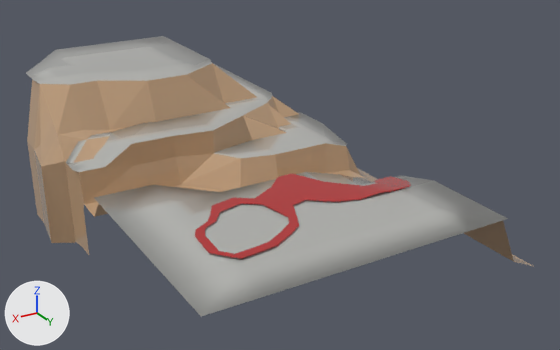
Two versions of the FBX model game_v1/Assets/Models/levelBeta.fbx, one commit apart.
The view is the same before and after, from a camera (50 mm lens) standing at (207.0, 301.0, 195.0) and looking at (-39.0, -108.0, -10.0). Lighting does not change. The marker at lower left points along +X, +Y and +Z. Where no turn or scale is listed for an object, it has been applied to the vertices.

In view in the first picture: 'Ground', 'Mesh', 'Pathway'.
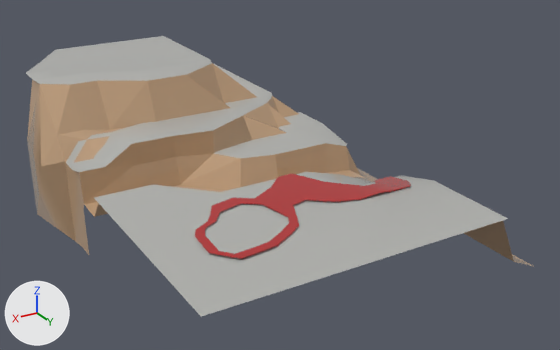
The change in detail:
me_mesh is used by ob_ground; location (-1.3, -2.5, 9.7).
me_mesh had 218 vertices, 242 faces and spanned x -116.0..103.0, y -306.0..47.0, z -64.0..40.0.
me_mesh now has 214 vertices, 239 faces and spans x -116.0..103.0, y -306.0..47.0, z -60.0..40.0.
Part 2, on me_mesh:
4 vertices are removed from x 88.0..103.0, y -196.0..-166.0, z -64.0..-4.0.
10 faces are deleted.
7 new faces join them.
me_mesh_002 has 213 vertices, 179 faces and spans x -88.0..92.0, y -309.0..46.0, z -11.0..51.0.
me_mesh_002 is used by ob_mesh; location (0.0, 0.0, 0.0).
me_mesh_002 part 1: the surface is now shaded flat.

Pixel boxes [x1, y1, x2, y2] of what changed, in the pictures (560 x 350 px; the box of a moved part takes in the faces that stretch with it):
'Mesh', surface changed
    both: [26, 36, 508, 317]
part 2 of me_mesh, moved or reshaped
    before: [27, 79, 76, 243]
    after: [27, 79, 75, 241]
